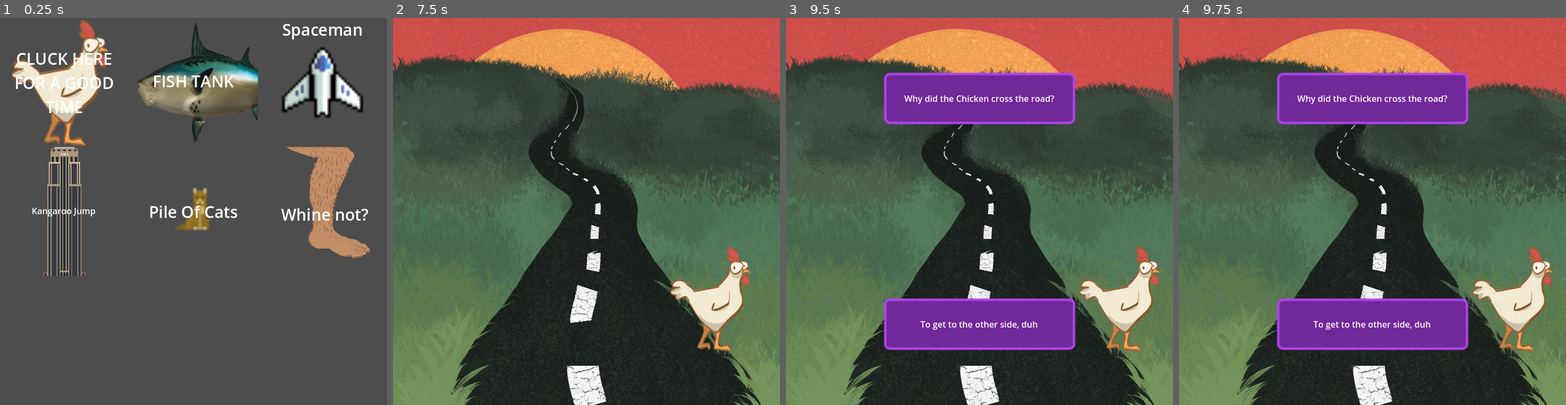
Above: before the commit, frames 1-4 (left to right).
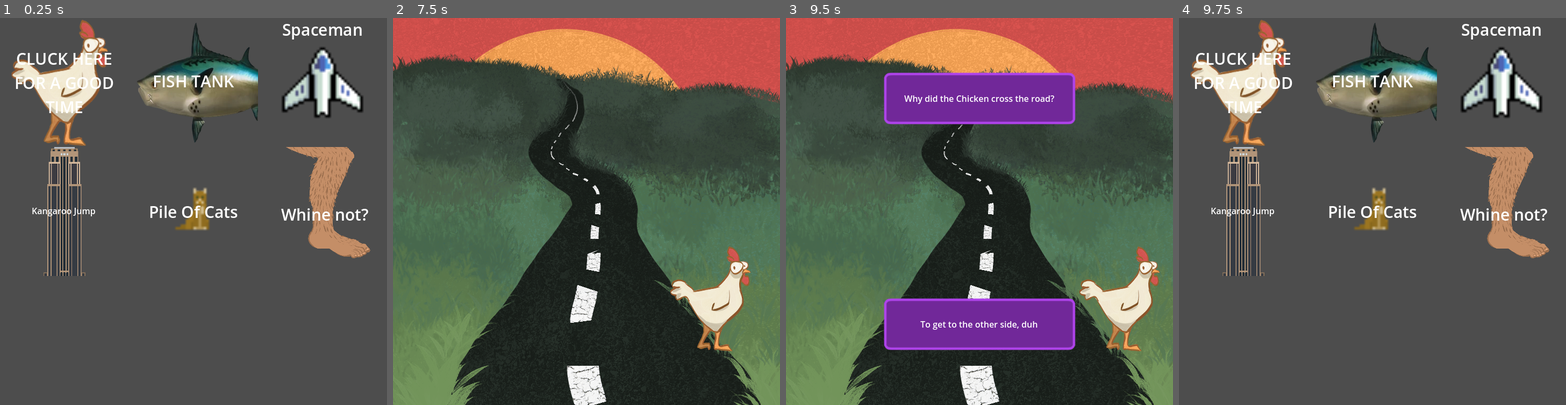
Above: after the commit, the same moments.

Repository: aceysmith/dad-jokes-irl
Game: Godot game, scene res://MainMenu/joke_picker.tscn
The game is run twice, just before and just after one commit, with the same random seed, the same clock (stepped at 60 frames per second) and the same inputs. Sound files missing from this copy of the repository are replaced by a short silence.
Inputs (mouse positions are in pixels of both pictures, inside the frame that each line leads up to):
- Up to frame 1 (0.25 s): no input
- Up to frame 2 (7.5 s): click "CLUCK HERE FOR A GOOD TIME" at 0.5 s; tap Enter (ui_accept) at 1.25, 1.52, 2, 2.27, 2.75, 3.5, 3.77, 4.25, 4.52, 5, 5.27, 6.77 s; move the mouse to (671, 192) at 1.27 s; hold Right (ui_right) 1.28-2.78 s; click (671, 192) at 1.42 s; move the mouse to (509, 230) at 2.02 s; click (509, 230) at 2.17 s; move the mouse to (625, 126) at 2.77 s; hold Left (ui_left) 2.78-3.53 s; click (625, 126) at 2.92 s; move the mouse to (567, 288) at 3.52 s; hold Right (ui_right) 3.53-5.03 s; click (567, 288) at 3.67 s; move the mouse to (702, 269) at 4.27 s; click (702, 269) at 4.42 s; move the mouse to (470, 153) at 5.02 s; hold Left (ui_left) 5.03-5.78 s; click (470, 153) at 5.17 s; move the mouse to (605, 211) at 5.77 s; hold Right (ui_right) 5.78-6.53 s; click (605, 211) at 5.92 s; move the mouse to (528, 114) at 6.52 s; hold Left (ui_left) from 6.53 s (still down); click (528, 114) at 6.67 s; move the mouse to (671, 192) at 7.27 s; click (671, 192) at 7.42 s
- Up to frame 3 (9.5 s): tap Enter (ui_accept) at 7.52, 8.27 s; move the mouse to (902, 230) at 8.02 s; release Left (ui_left) at 8.03 s; hold Right (ui_right) from 8.03 s (still down); click (902, 230) at 8.17 s; move the mouse to (1018, 126) at 8.77 s; click (1018, 126) at 8.92 s
- Up to frame 4 (9.75 s): keep holding Right (ui_right); move the mouse to (1353, 288) at 9.52 s; click (1353, 288) at 9.67 s

Frames 1-3 are identical in both runs. In frame 4, 87% of the frame differs, in the area x 0-100%, y 0-100%.

Commit message:
Squished grapes and letting you click through punch line

Diff:
--- a/BaseJoke/base_joke.gd
+++ b/BaseJoke/base_joke.gd
@@ -12,25 +12,34 @@
 @onready var joke_punchline_container = %JokePunchlineContainer
 @onready var instructions_container = %InstructionsContainer
 
-var user_started = false
+const long_laugh_duration = 8
+const short_laugh_duration = 2
+
+var _joke_interaction_started = false
+var _joke_ended = false
 
 func _close_joke():
 	joke_ended.emit(self)
 
 func _input(event):
-	if user_started:
+	if _joke_interaction_started and !_joke_ended:
 		return
-	if event is InputEventMouseButton or event is InputEventKey:
-		user_started = true
-		joke_setup_container.visible = false
-		instructions_container.visible = false
-		instructions_hidden.emit()
+	if event.is_pressed() and (event is InputEventMouseButton or event is InputEventKey):
+		# After a couple seconds, we let you click through the punch line if you really wanna
+		if _joke_ended and (long_laugh_duration - laugh_timer.time_left) > short_laugh_duration:
+			laugh_timer.stop()
+			_close_joke()
+		elif !_joke_interaction_started:
+			_joke_interaction_started = true
+			joke_setup_container.visible = false
+			instructions_container.visible = false
+			instructions_hidden.emit()
 
 func wrap_up_joke():
-	if !laugh_timer.is_stopped():
+	if _joke_ended:
 		return
-
+	_joke_ended = true
 	joke_setup_container.visible = true
 	joke_punchline_container.visible = true
 	laugh_timer.timeout.connect(_close_joke)
-	laugh_timer.start()
+	laugh_timer.start(long_laugh_duration)
--- a/BaseJoke/base_joke.tscn
+++ b/BaseJoke/base_joke.tscn
@@ -21,7 +21,6 @@
 
 [node name="LaughTimer" type="Timer" parent="."]
 unique_name_in_owner = true
-wait_time = 3.0
 one_shot = true
 
 [node name="JokeSetupContainer" type="NinePatchRect" parent="."]
--- a/Wine/grape.gd
+++ b/Wine/grape.gd
@@ -1,10 +1,12 @@
 extends Area2D
 
 class_name Grape
-@onready var sprite = $Sprite
+
 @onready var collider = $Collider
 @onready var whine_container = %WhineContainer
 @onready var whine_label = $WhineContainer/WhineLabel
+@onready var grapes = %Grapes
+@onready var squished_grapes = %SquishedGrapes
 
 signal grape_stomped()
 
@@ -33,7 +35,8 @@
 		return
 	grape_stomped.emit()
 	collider.queue_free()
-	sprite.scale = Vector2(1, .2)
+	grapes.hide()
+	squished_grapes.show()
 	move_tween.stop()
 	whine_container.show()
 	var timer: Timer = Timer.new()
--- a/Wine/grape.tscn
+++ b/Wine/grape.tscn
@@ -1,7 +1,8 @@
-[gd_scene load_steps=5 format=3 uid="uid://dlud8ju4fsxo8"]
+[gd_scene load_steps=6 format=3 uid="uid://dlud8ju4fsxo8"]
 
 [ext_resource type="Script" path="res://Wine/grape.gd" id="1_185mw"]
 [ext_resource type="Texture2D" uid="uid://b7gtpgntwnkr4" path="res://Wine/grapes.png" id="2_f5jgh"]
+[ext_resource type="Texture2D" uid="uid://b34i012ei5c8c" path="res://Wine/squashed_grapes.png" id="3_lsegc"]
 [ext_resource type="Texture2D" uid="uid://ckyay126e4kjn" path="res://FishTank/fish-asset/speech-bubble-thought-bubble-comic-bubble-transparent-free-free-png.png" id="3_wujgj"]
 
 [sub_resource type="CircleShape2D" id="CircleShape2D_qbq2e"]
@@ -10,8 +11,14 @@
 [node name="Grape" type="Area2D"]
 script = ExtResource("1_185mw")
 
-[node name="Sprite" type="Sprite2D" parent="."]
+[node name="Grapes" type="Sprite2D" parent="."]
+unique_name_in_owner = true
 texture = ExtResource("2_f5jgh")
+
+[node name="SquishedGrapes" type="Sprite2D" parent="."]
+unique_name_in_owner = true
+visible = false
+texture = ExtResource("3_lsegc")
 
 [node name="Collider" type="CollisionShape2D" parent="."]
 position = Vector2(42, 22)
--- a/Wine/wine.gd
+++ b/Wine/wine.gd
@@ -5,7 +5,7 @@
 var stomped_foot_position = 350
 @onready var grape_spawner_timer = $GrapeSpawnerTimer
 
-var grapes_left = 10
+var grapes_left = 6
 
 const GRAPE = preload("res://Wine/grape.tscn")
 
Binary file added: Wine/squashed_grapes.png
Not shown, added: Wine/squashed_grapes.png.import
